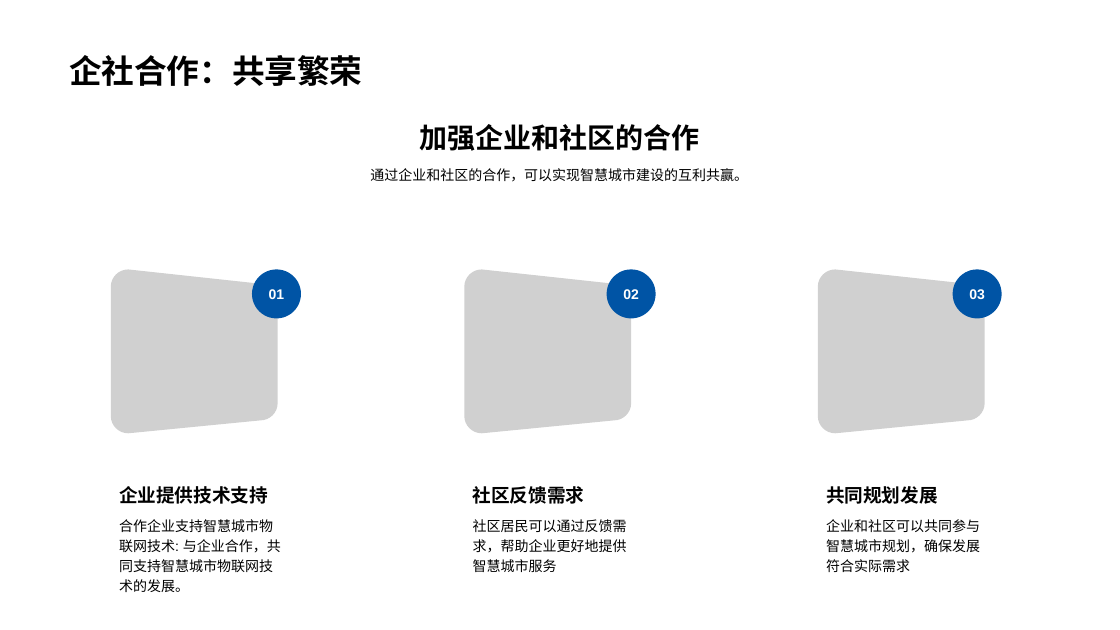
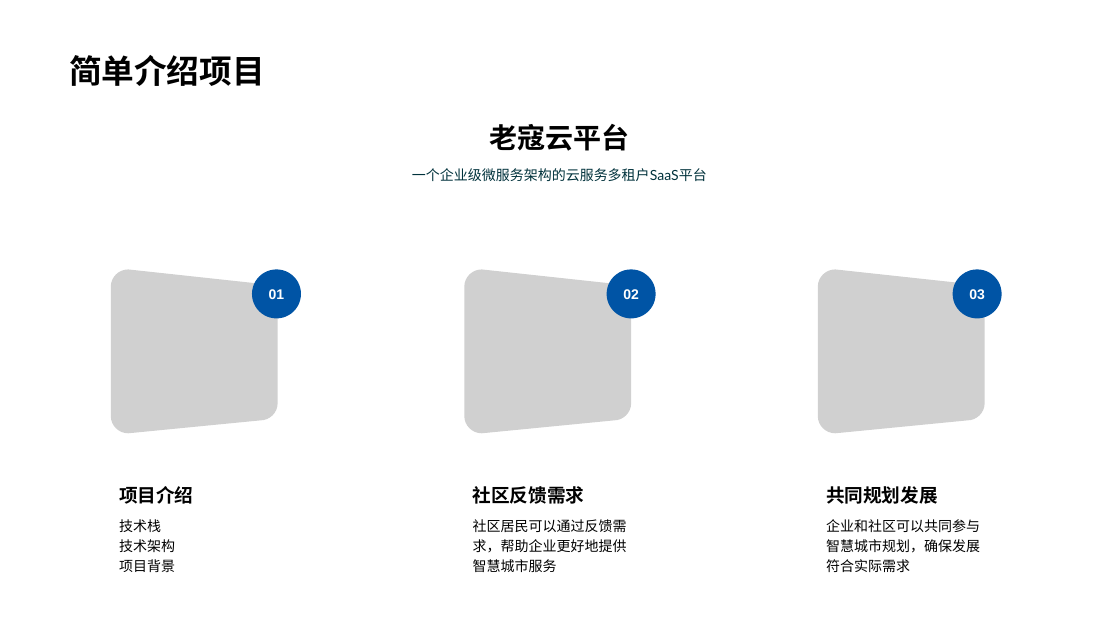
Before and after one commit to KouShenhai/KCloud-Platform-IoT, a slide deck: slide 13 of 老寇云平台-项目运行讲解.pptx (slide 17 before the commit). Drawn at 1120x630 pixels with LibreOffice and Linux fonts; fonts in the diff are those of the drawing; grey boxes stand for pictures; background and template pictures are left out. Boxes give left, top, right and bottom in pixels: in the first picture for what was removed or moved away, otherwise in the second. Text is boxed around its words. In the diff, an @@ line names an element or a change of style, - is before the commit and + after.

```diff
--- a/老寇云平台-项目运行讲解.pptx
+++ b/老寇云平台-项目运行讲解.pptx
@@ title at (69, 55, 265, 86): text changed @@
-企社合作：共享繁荣
+简单介绍项目
@@ text at (489, 124, 629, 151): text changed @@
-加强企业和社区的合作
+老寇云平台
@@ text at (412, 168, 707, 181): text changed; font Arial to Lato; text colour #000000 to #00323C @@
-通过企业和社区的合作，可以实现智慧城市建设的互利共赢。
+一个企业级微服务架构的云服务多租户SaaS平台
@@ text at (119, 486, 193, 504): text changed @@
-企业提供技术支持
+项目介绍
@@ text at (119, 519, 175, 572): text changed @@
-合作企业支持智慧城市物联网技术: 与企业合作，共同支持智慧城市物联网技术的发展。
+技术栈
+技术架构
+项目背景
```
Also in this commit, not shown: 5 other slides changed, 5 slides added, 9 slides removed, 2 other files.
